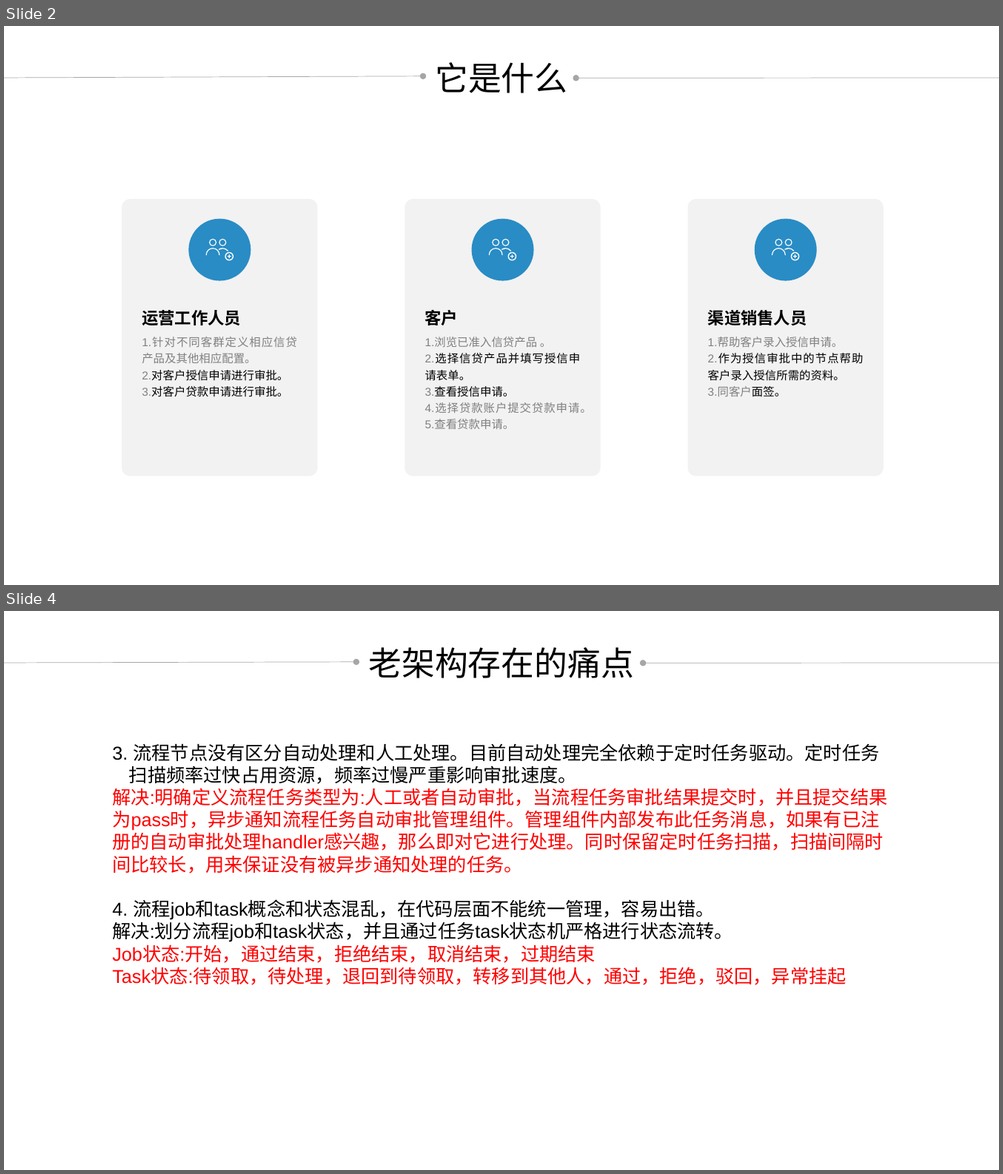
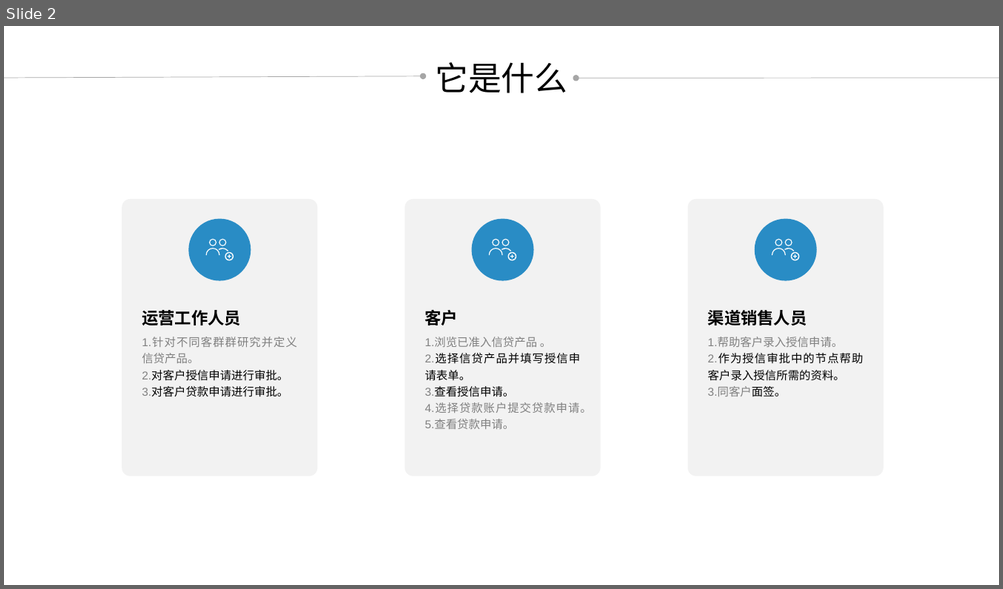
Before and after one commit to credit-loan-dev/credit-loan, a slide deck: design/doc/2018-09-20草稿.pptx. Shown one above the other, each under a label of ours: slides 2 and 4 before the commit, slide 2 after it; the slides between them are not shown. The pictures are 1003x1174 and 1003x589 pixels, drawn with LibreOffice and Linux fonts; fonts in the diff are those of the drawing. Boxes give left, top, right and bottom in pixels: in the first picture for what was removed or moved away, otherwise in the second. Text is boxed around its words. In the diff, an @@ line names an element or a change of style, - is before the commit and + after.

```diff
--- a/design/doc/2018-09-20草稿.pptx
+++ b/design/doc/2018-09-20草稿.pptx
@@ slide 4 removed at [4, 611, 999, 1170], background #C7EDCC @@
@@ text removed at [369, 647, 634, 678] @@
-老架构存在的痛点
@@ arrow removed from (4, 663) to (356, 662) @@
@@ arrow removed from (999, 663) to (643, 664) @@
@@ text removed at [112, 743, 887, 985] @@
-3. 流程节点没有区分自动处理和人工处理。目前自动处理完全依赖于定时任务驱动。定时任务
-扫描频率过快占用资源，频率过慢严重影响审批速度。
-解决:明确定义流程任务类型为:人工或者自动审批，当流程任务审批结果提交时，并且提交结果为pass时，异步通知流程任务自动审批管理组件。管理组件内部发布此任务消息，如果有已注册的自动审批处理handler感兴趣，那么即对它进行处理。同时保留定时任务扫描，扫描间隔时间比较长，用来保证没有被异步通知处理的任务。
-  4. 流程job和task概念和状态混乱，在代码层面不能统一管理，容易出错。
-  解决:划分流程job和task状态，并且通过任务task状态机严格进行状态流转。
-  Job状态:开始，通过结束，拒绝结束，取消结束，过期结束
-  Task状态:待领取，待处理，退回到待领取，转移到其他人，通过，拒绝，驳回，异常挂起
@@ slide 2 changed as well @@
@@ background #C7EDCC to #FFFFFF @@
@@ rounded rectangle at [122, 199, 317, 477]: fill #B7E8BD to #F2F2F2 @@
@@ text at [142, 338, 297, 363]: text changed @@
-1.针对不同客群定义相应信贷产品及其他相应配置。
+1.针对不同客群群研究并定义信贷产品。
```
Also in this commit, not shown: 9 other slides changed, 1 other slide removed.
